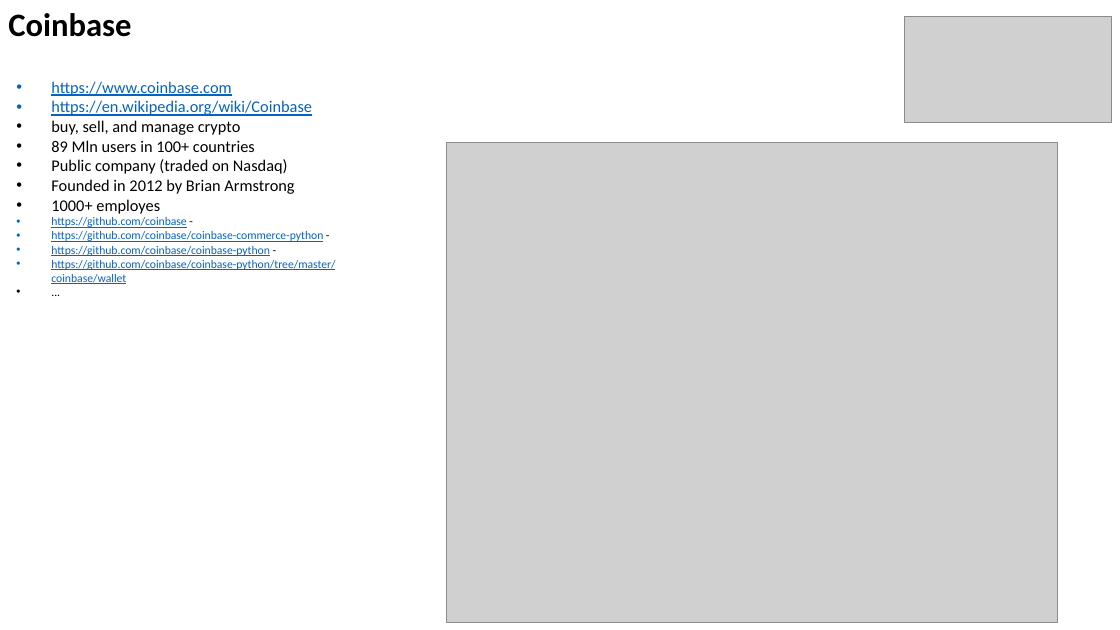
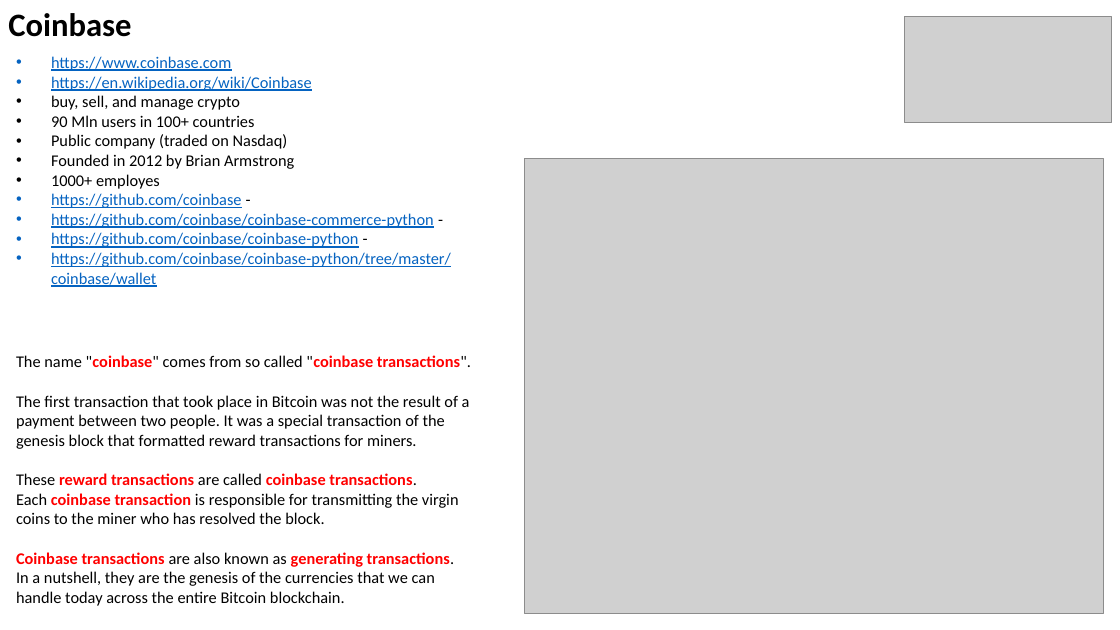
Before and after one commit to lselector/crypto, a slide deck: slide 5 of crypto_05_exchanges.pptx. Drawn at 1120x630 pixels with LibreOffice and Linux fonts; fonts in the diff are those of the drawing; grey boxes stand for pictures. Boxes give left, top, right and bottom in pixels: in the first picture for what was removed or moved away, otherwise in the second. Text is boxed around its words. In the diff, an @@ line names an element or a change of style, - is before the commit and + after.

```diff
--- a/crypto_05_exchanges.pptx
+++ b/crypto_05_exchanges.pptx
@@ text at bbox=[51, 56, 451, 287]: paragraph removed @@
-• ...
@@ text "https://www.coinbase.com": place and size @@
-text "https://www.coinbase.com" at bbox=[51, 81, 335, 284]
+text "https://www.coinbase.com" at bbox=[51, 56, 451, 287]
@@ text at bbox=[51, 115, 255, 127]: text changed @@
-• 89 Mln users in 100+ countries
+• 90 Mln users in 100+ countries
@@ picture: place and size @@
-picture at bbox=[447, 142, 1058, 622]
+picture at bbox=[524, 158, 1103, 613]
@@ text at bbox=[51, 193, 451, 287]: size 10 to 14 pt in "https://github.com/coinbase -", "https://github.com/coinbase/coinbase-commerce-python -", "https://github.com/coinbase/coinbase-python -", "https://github.com/coinbase/coinbase-python/tree/master/coin ..." @@
@@ text added at bbox=[16, 355, 471, 606], 14 pt, text #000000 @@
+The name "coinbase" comes from so called "coinbase transactions".
+The first transaction that took place in Bitcoin was not the result of a payment between two people. It was a special transaction of the genesis block that formatted reward transactions for miners.
+These reward transactions are called coinbase transactions.
+Each coinbase transaction is responsible for transmitting the virgin coins to the miner who has resolved the block.
+Coinbase transactions are also known as generating transactions.
+In a nutshell, they are the genesis of the currencies that we can handle today across the entire Bitcoin blockchain.
```
Also in this commit, not shown: 11 other files.
